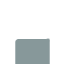
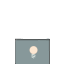
Two versions of the same layered image (64x64). Layer-by-layer changes:
showed "bulb.png", painted on it over <box>15,38,50,59</box>
painted on "Background" over <box>15,38,50,64</box>
